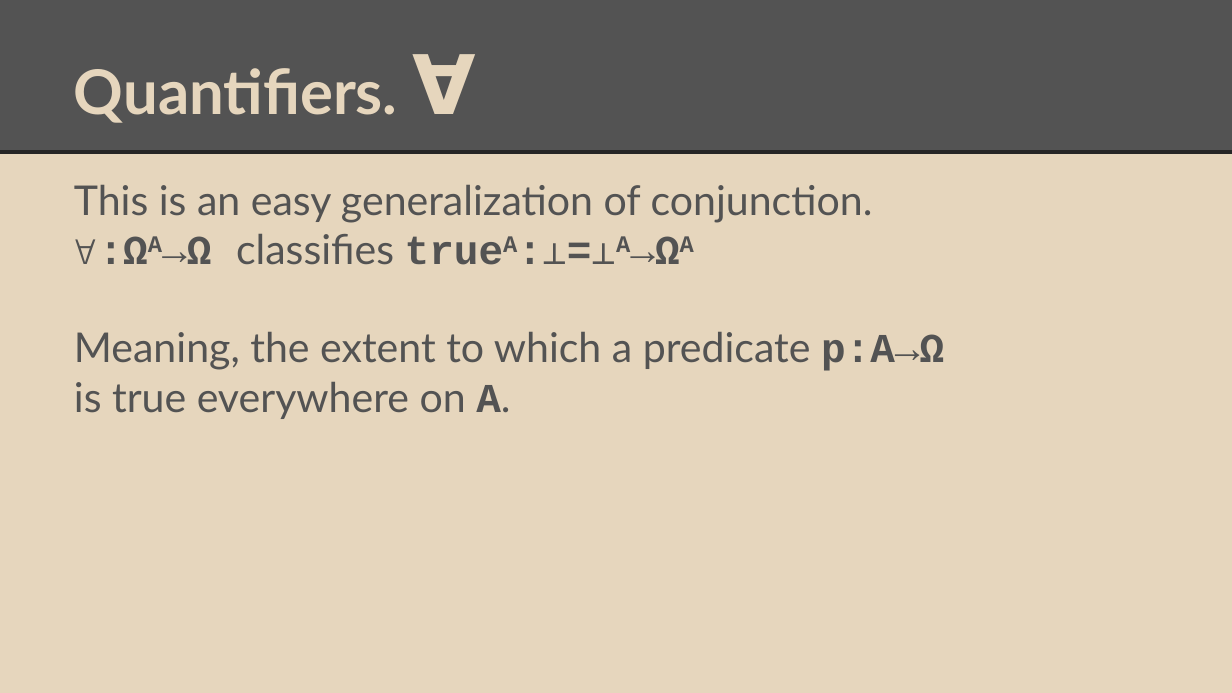
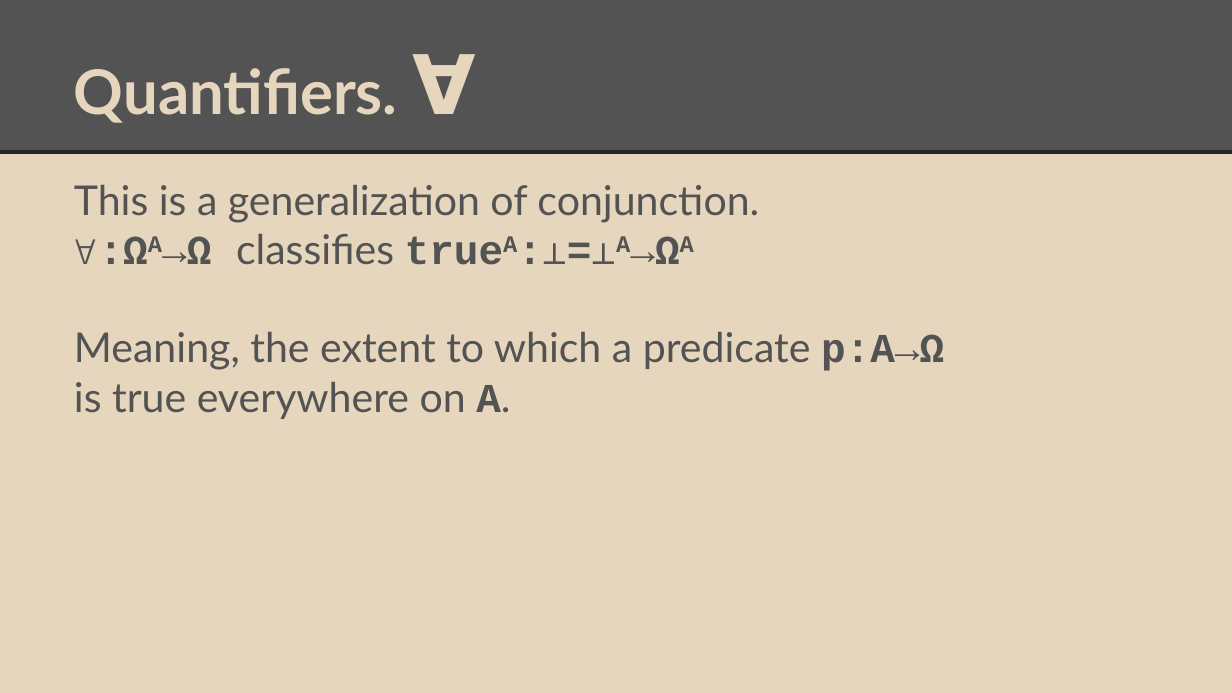
Before and after one commit to degoes-consulting/lambdaconf-2015, a slide deck: slide 29 of speakers/vpatryshev/intuitionistic-type-theory/IntroToIntuitionisticTypeTheory.pptx (slide 25 before the commit). Drawn at 1232x693 pixels with LibreOffice and Linux fonts; fonts in the diff are those of the drawing. Boxes give left, top, right and bottom in pixels: in the first picture for what was removed or moved away, otherwise in the second. Text is boxed around its words. In the diff, an @@ line names an element or a change of style, - is before the commit and + after.

Commit message:
Fixed some typos; split slides after John's suggestions.

```diff
--- a/speakers/vpatryshev/intuitionistic-type-theory/IntroToIntuitionisticTypeTheory.pptx
+++ b/speakers/vpatryshev/intuitionistic-type-theory/IntroToIntuitionisticTypeTheory.pptx
@@ text at bbox=[74, 185, 759, 223]: text changed @@
-This is an easy generalization of conjunction.
+This is a generalization of conjunction.
```
Also in this commit, not shown: 23 other slides changed, 4 slides added.
